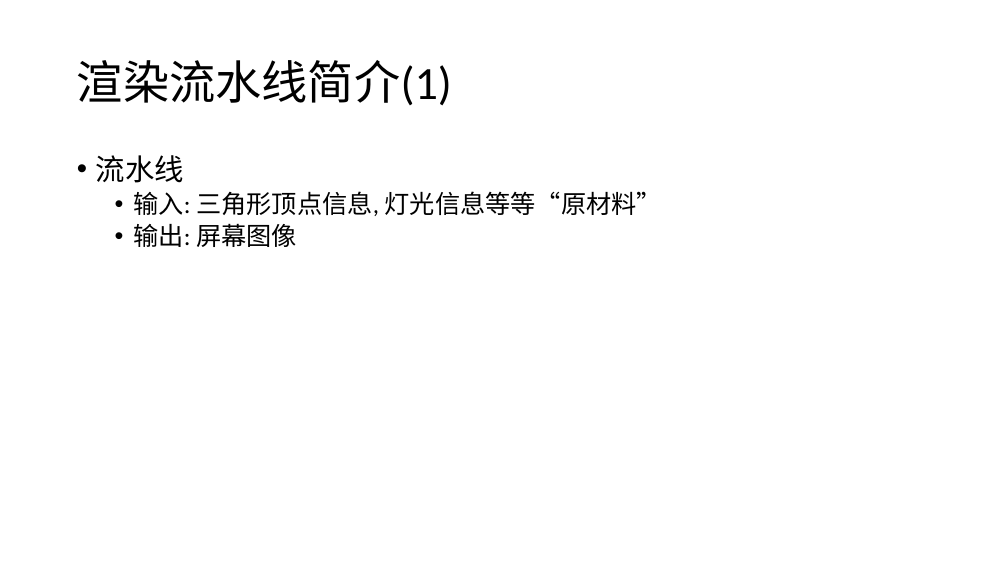
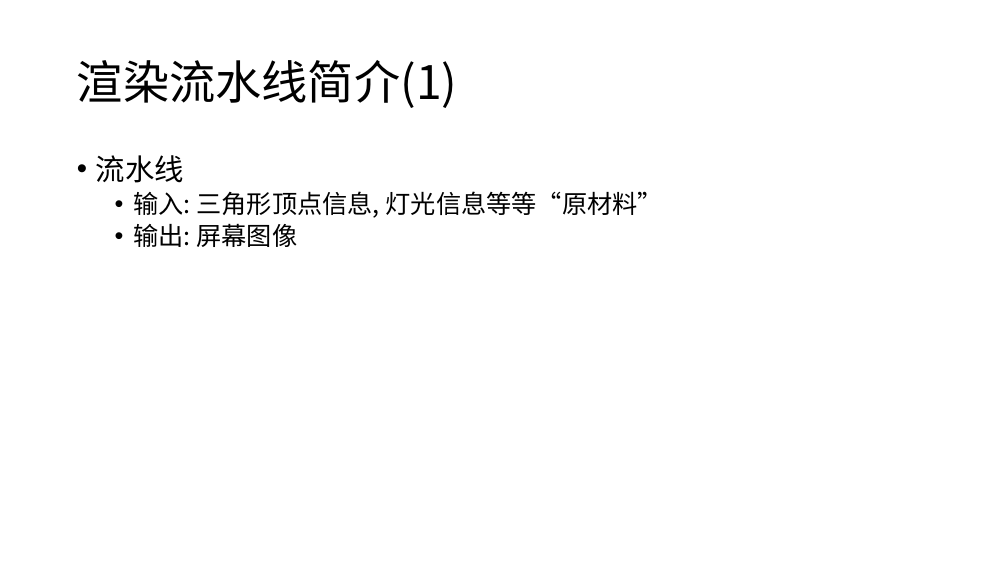
Before and after one commit to talentzxf/LearningAndroid, a slide deck: slide 6 of PPT/OpenGLTutorial_1.pptx (slide 5 before the commit). Drawn at 1008x567 pixels with LibreOffice and Linux fonts; fonts in the diff are those of the drawing. Boxes give left, top, right and bottom in pixels: in the first picture for what was removed or moved away, otherwise in the second. Text is boxed around its words. In the diff, an @@ line names an element or a change of style, - is before the commit and + after.

```diff
--- a/PPT/OpenGLTutorial_1.pptx
+++ b/PPT/OpenGLTutorial_1.pptx
@@ title "渲染流水线简介(1)" at (77,60,458,108): font Calibri to Noto Sans CJK SC @@
@@ text "流水线" at (96,155,663,247): font Calibri to Noto Sans CJK SC @@
```
Also in this commit, not shown: 6 other slides changed, 1 slide added, 1 other file.
